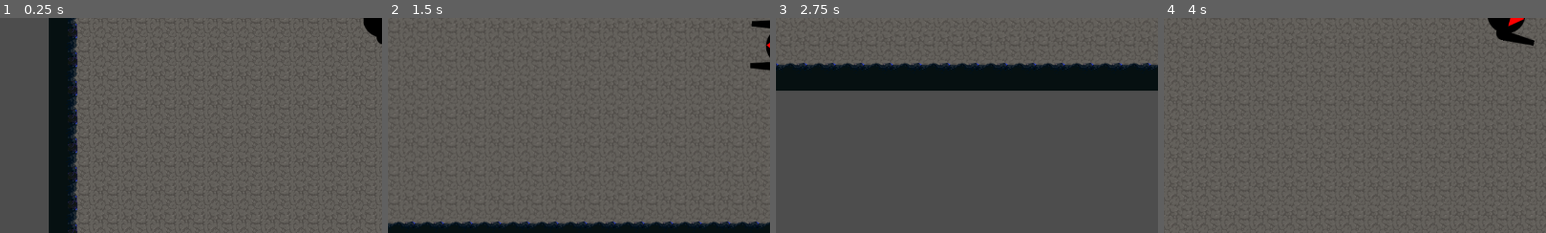
Above: before the commit, frames 1-4 (left to right).
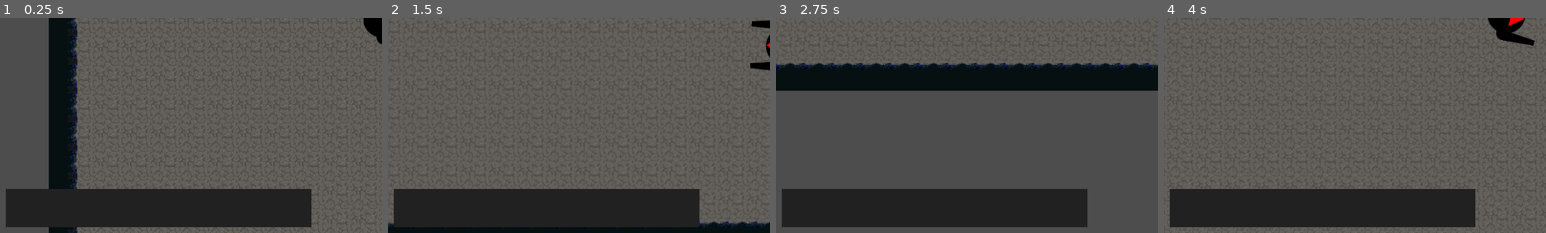
Above: after the commit, the same moments.

Repository: JehtBlack/tiny-creatures
Game: Godot game, scene res://scenes/super_level.tscn
The game is run twice, just before and just after one commit, with the same random seed, the same clock (stepped at 60 frames per second) and the same inputs.
Inputs (mouse positions are % of the whole screen's width and height, from its top left):
- Up to frame 1 (0.25 s): no input
- Up to frame 2 (1.5 s): tap Enter at 0.5 s; move the mouse to (72, 45) at 0.52 s; press the mouse at (72, 45) at 0.53 s; hold D (Right) 0.53-1.28 s; move the mouse to (30, 55) at 1.27 s; release the mouse at (30, 55) at 1.28 s; hold S (Backward) from 1.28 s (still down); right-click (30, 55) at 1.35 s
- Up to frame 3 (2.75 s): move the mouse to (60, 28) at 2.02 s; release S (Backward) at 2.03 s; press the mouse at (60, 28) at 2.03 s; hold D (Right) from 2.03 s (still down)
- Up to frame 4 (4 s): move the mouse to (45, 70) at 2.77 s; release D (Right) at 2.78 s; release the mouse at (45, 70) at 2.78 s; hold W (Forward) 2.78-3.53 s; right-click (45, 70) at 2.85 s; move the mouse to (80, 65) at 3.52 s; press the mouse at (80, 65) at 3.53 s; hold A (Left) from 3.53 s (still down)
The pictures show only the part of the screen within x 0-50%, y 50-100%; the shares and areas given below are measured in that part.

The runs differ from the first frame. In frame 1, 14% of the frame differs, in the area x 1-82%, y 79-98%; in frame 2, 13%; in frame 3, 14%; in frame 4, 14%.

Commit message:
Add HUD with health bar

Diff:
--- /dev/null
+++ b/scenes/hud.tscn
@@ -0,0 +1,29 @@
+[gd_scene load_steps=3 format=3 uid="uid://bpwqtcpbrjyqo"]
+
+[ext_resource type="Texture2D" uid="uid://by6l1lyk3dawe" path="res://assets/ui/health_bar_bg.png" id="1_miefp"]
+[ext_resource type="Texture2D" uid="uid://bteb6jo5bmjag" path="res://assets/ui/health_bar_fg.png" id="2_smgty"]
+
+[node name="HUD" type="CanvasLayer"]
+
+[node name="MarginContainer" type="MarginContainer" parent="."]
+anchors_preset = 12
+anchor_top = 1.0
+anchor_right = 1.0
+anchor_bottom = 1.0
+offset_top = -84.0
+grow_horizontal = 2
+grow_vertical = 0
+size_flags_horizontal = 4
+theme_override_constants/margin_left = 10
+theme_override_constants/margin_top = 10
+theme_override_constants/margin_right = 10
+theme_override_constants/margin_bottom = 10
+
+[node name="PlayerInfo" type="HBoxContainer" parent="MarginContainer"]
+layout_mode = 2
+size_flags_vertical = 4
+
+[node name="HealthBar" type="TextureProgressBar" parent="MarginContainer/PlayerInfo"]
+layout_mode = 2
+texture_under = ExtResource("1_miefp")
+texture_progress = ExtResource("2_smgty")
--- a/scenes/super_level.tscn
+++ b/scenes/super_level.tscn
@@ -1,12 +1,15 @@
-[gd_scene load_steps=5 format=4 uid="uid://dqoxhn6h3ht8f"]
+[gd_scene load_steps=6 format=4 uid="uid://dqoxhn6h3ht8f"]
 
 [ext_resource type="Script" path="res://scenes/super_level.gd" id="1_bg3g2"]
+[ext_resource type="PackedScene" uid="uid://bpwqtcpbrjyqo" path="res://scenes/hud.tscn" id="2_fhvde"]
 [ext_resource type="PackedScene" uid="uid://2k4goowntk4a" path="res://scenes/player.tscn" id="2_hje26"]
 [ext_resource type="TileSet" uid="uid://b3hcgxb56uflb" path="res://scenes/cave.tres" id="2_i12ur"]
 [ext_resource type="PackedScene" path="res://scenes/basic_enemy.tscn" id="4_l1xq3"]
 
 [node name="SuperLevel" type="Node2D"]
 script = ExtResource("1_bg3g2")
+
+[node name="HUD" parent="." instance=ExtResource("2_fhvde")]
 
 [node name="Cave" type="Node2D" parent="."]
 
Binary file added: assets/ui/health_bar_bg.png
Not shown, added: assets/ui/health_bar_bg.png.import
Binary file added: assets/ui/health_bar_fg.png
Not shown, added: assets/ui/health_bar_fg.png.import
